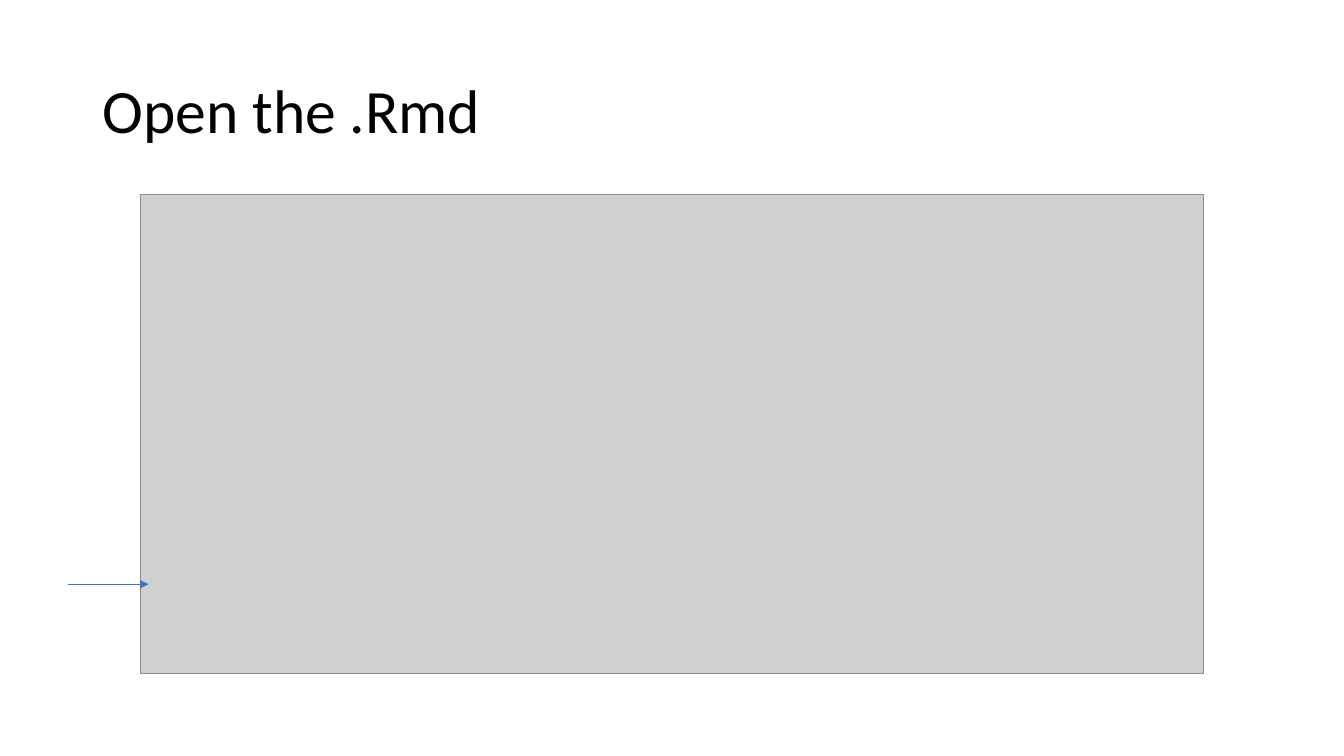
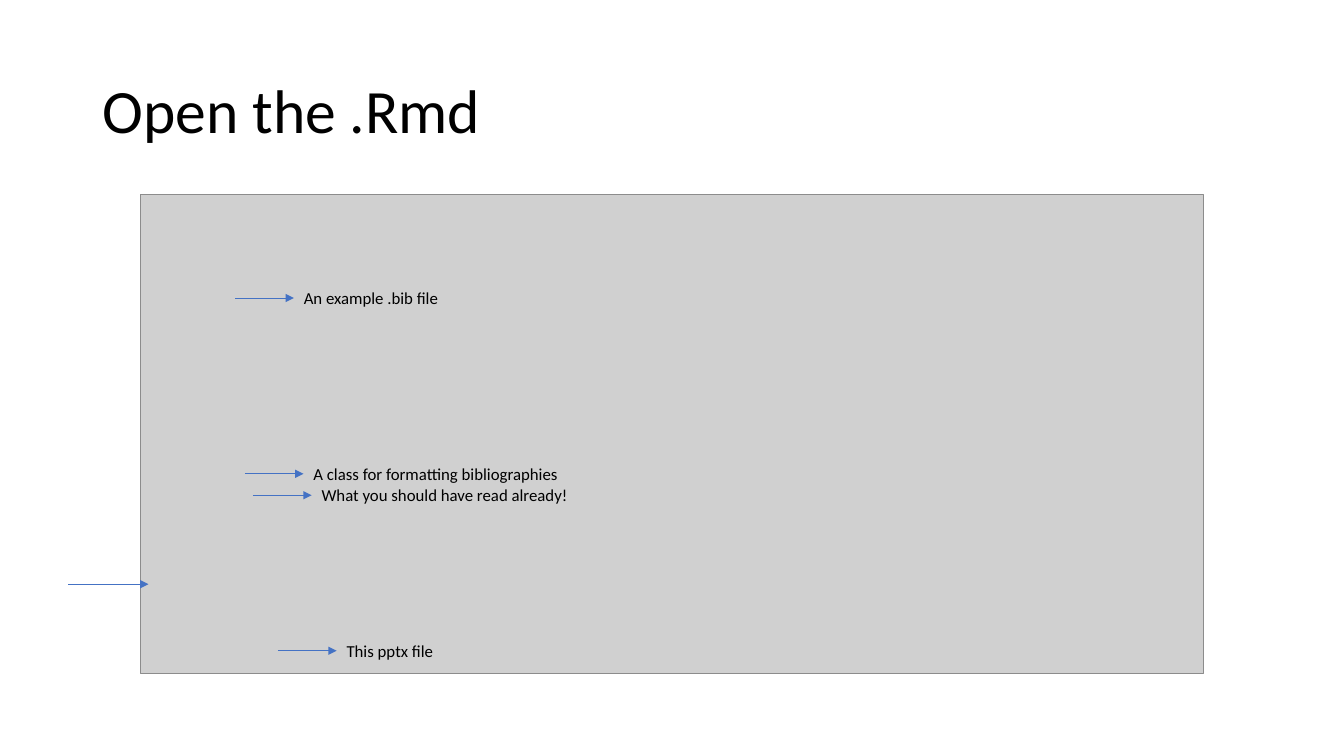
Before and after one commit to TiagoAMarques/RMarkdownTemplate, a slide deck: slide 5 of StepByStep.pptx. Drawn at 1344x756 pixels with LibreOffice and Linux fonts; fonts in the diff are those of the drawing; grey boxes stand for pictures. Boxes give left, top, right and bottom in pixels: in the first picture for what was removed or moved away, otherwise in the second. Text is boxed around its words. In the diff, an @@ line names an element or a change of style, - is before the commit and + after.

```diff
--- a/StepByStep.pptx
+++ b/StepByStep.pptx
@@ arrow added from (235, 298) to (294, 298), #4472C4 0.5 pt @@
@@ text added at bbox=[304, 292, 438, 307], 12 pt, text #000000 @@
+An example .bib file
@@ arrow added from (245, 474) to (303, 474), #4472C4 0.5 pt @@
@@ text added at bbox=[313, 468, 558, 483], 12 pt, text #000000 @@
+A class for formatting bibliographies
@@ arrow added from (253, 495) to (312, 495), #4472C4 0.5 pt @@
@@ text added at bbox=[322, 489, 568, 504], 12 pt, text #000000 @@
+What you should have read already!
@@ arrow added from (278, 651) to (337, 651), #4472C4 0.5 pt @@
@@ text added at bbox=[347, 645, 433, 660], 12 pt, text #000000 @@
+This pptx file
```
Also in this commit, not shown: 5 other slides changed.
